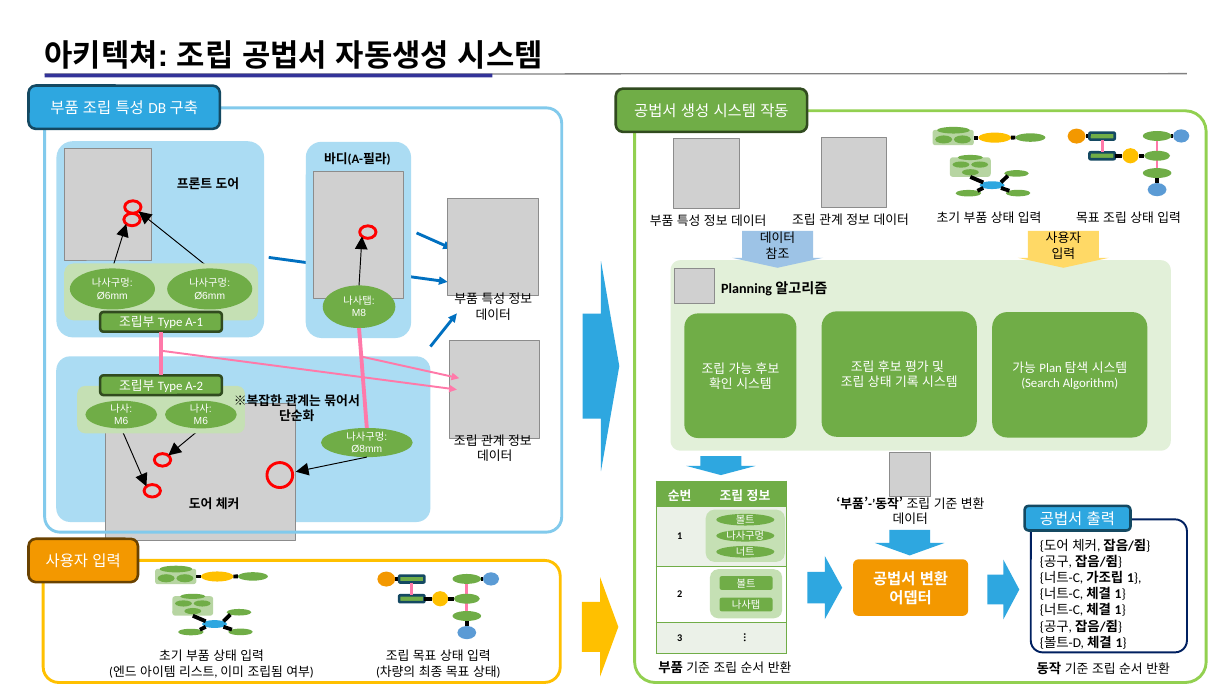
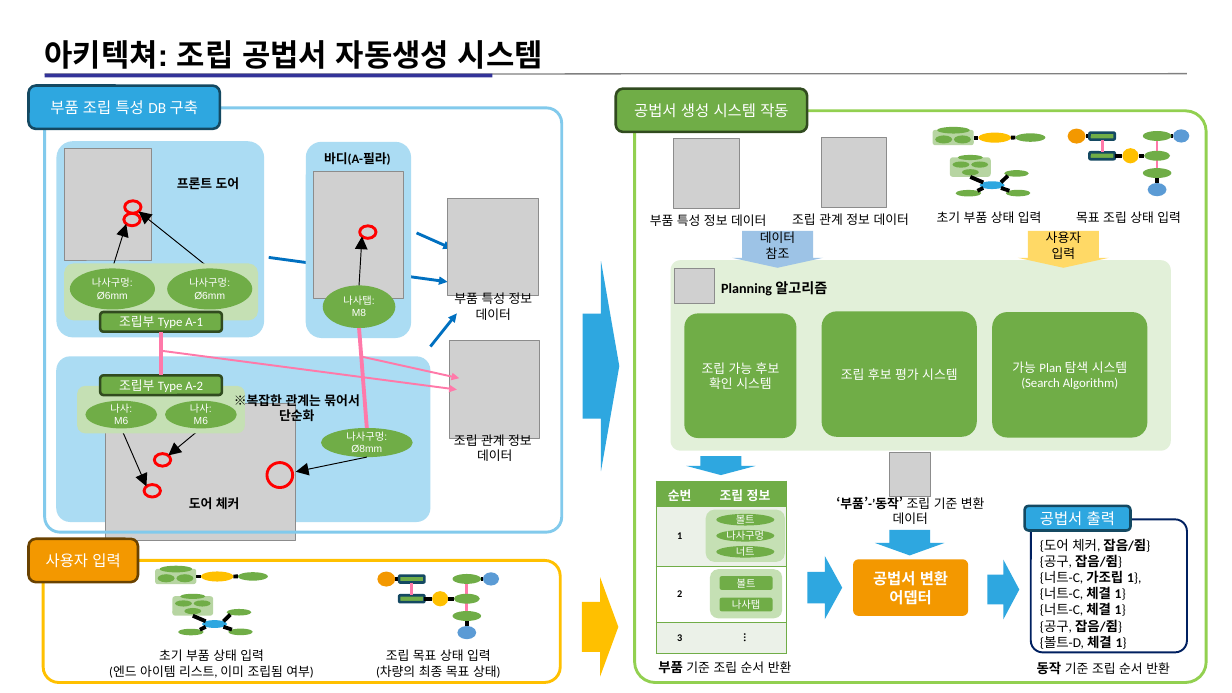
Before and after one commit to kimz1121/test, a slide deck: slide 4 of 현대차 심볼릭 플레너 예시 설명 자료_12_아키텍쳐_자료(작성중).pptx. Drawn at 1232x693 pixels with LibreOffice and Linux fonts; fonts in the diff are those of the drawing; grey boxes stand for pictures. Boxes give left, top, right and bottom in pixels: in the first picture for what was removed or moved away, otherwise in the second. Text is boxed around its words. In the diff, an @@ line names an element or a change of style, - is before the commit and + after.

```diff
--- a/현대차 심볼릭 플레너 예시 설명 자료_12_아키텍쳐_자료(작성중).pptx
+++ b/현대차 심볼릭 플레너 예시 설명 자료_12_아키텍쳐_자료(작성중).pptx
@@ text in rounded rectangle at [841,368,957,380]: text changed @@
-조립 후보 평가 및
-조립 상태 기록 시스템
+조립 후보 평가 시스템
```
Also in this commit, not shown: 1 other slide changed, 11 slides added, 1 other file.
